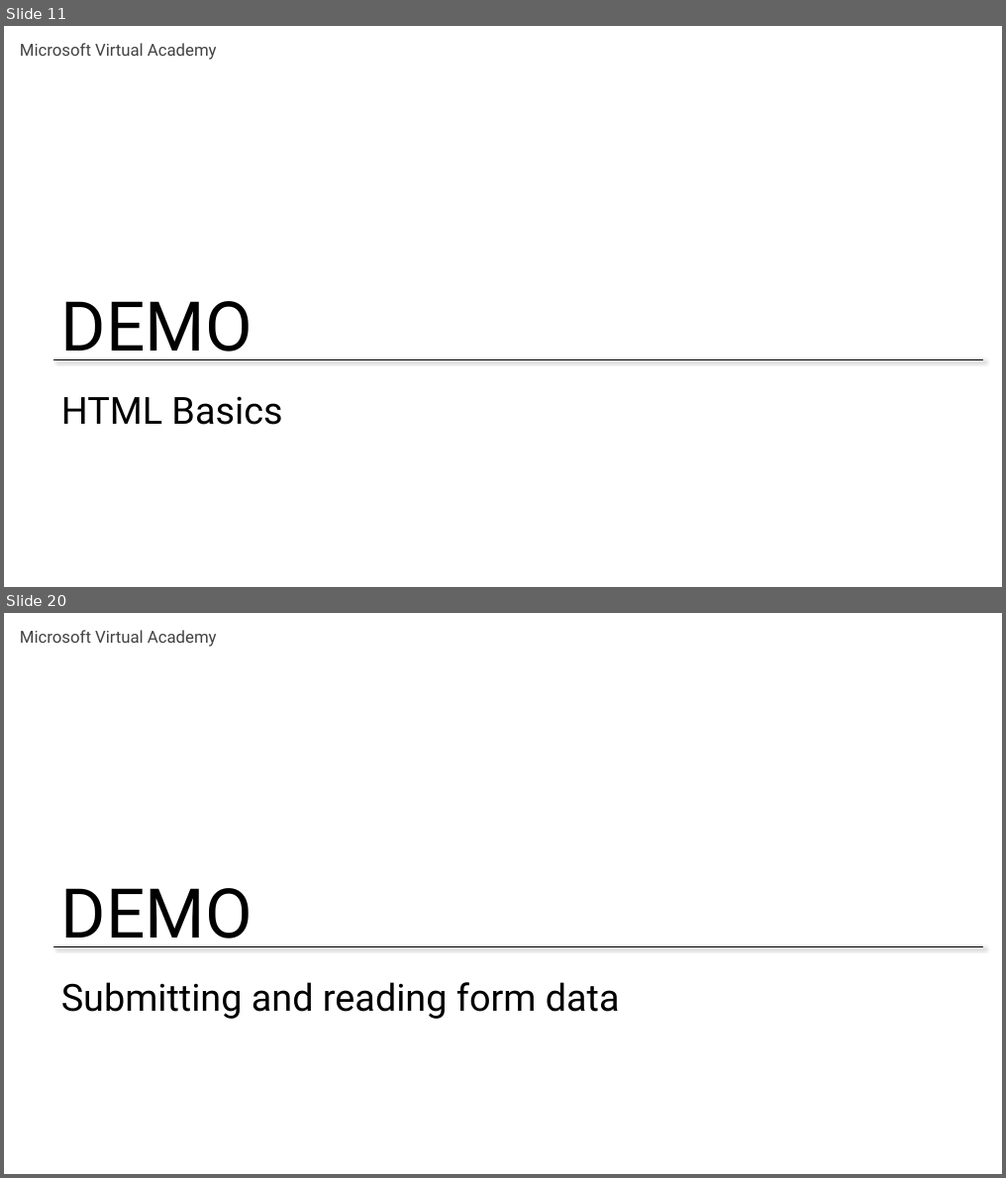
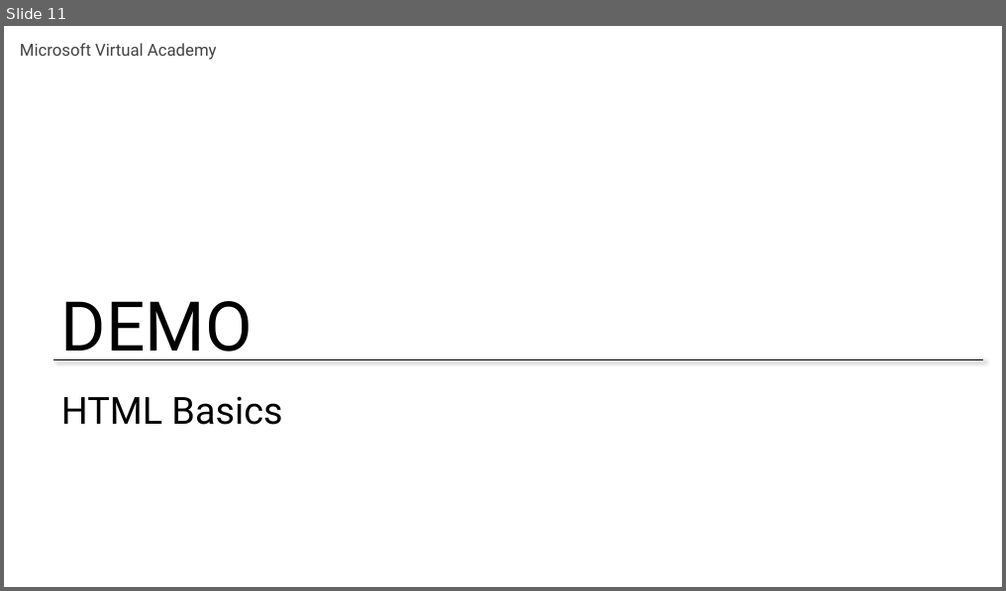
Before and after one commit to GeekTrainer/Flask, a slide deck: Slides/Module 3 - Creating an interface.pptx. Shown one above the other, each under a label of ours: slides 11 and 20 before the commit, slide 11 after it; the slides between them are not shown. The pictures are 1006x1178 and 1006x591 pixels, drawn with LibreOffice and Linux fonts; fonts in the diff are those of the drawing. Boxes give left, top, right and bottom in pixels: in the first picture for what was removed or moved away, otherwise in the second. Text is boxed around its words. In the diff, an @@ line names an element or a change of style, - is before the commit and + after.

```diff
--- a/Slides/Module 3 - Creating an interface.pptx
+++ b/Slides/Module 3 - Creating an interface.pptx
@@ slide 20 removed at (4, 613, 1002, 1174), background #FFFFFF; not listed: 3 template elements that a slide beside it also shows @@
@@ title removed at (61, 982, 620, 1019) @@
-Submitting and reading form data
```
Also in this commit, not shown: 1 slide changed, 19 other slides removed.
